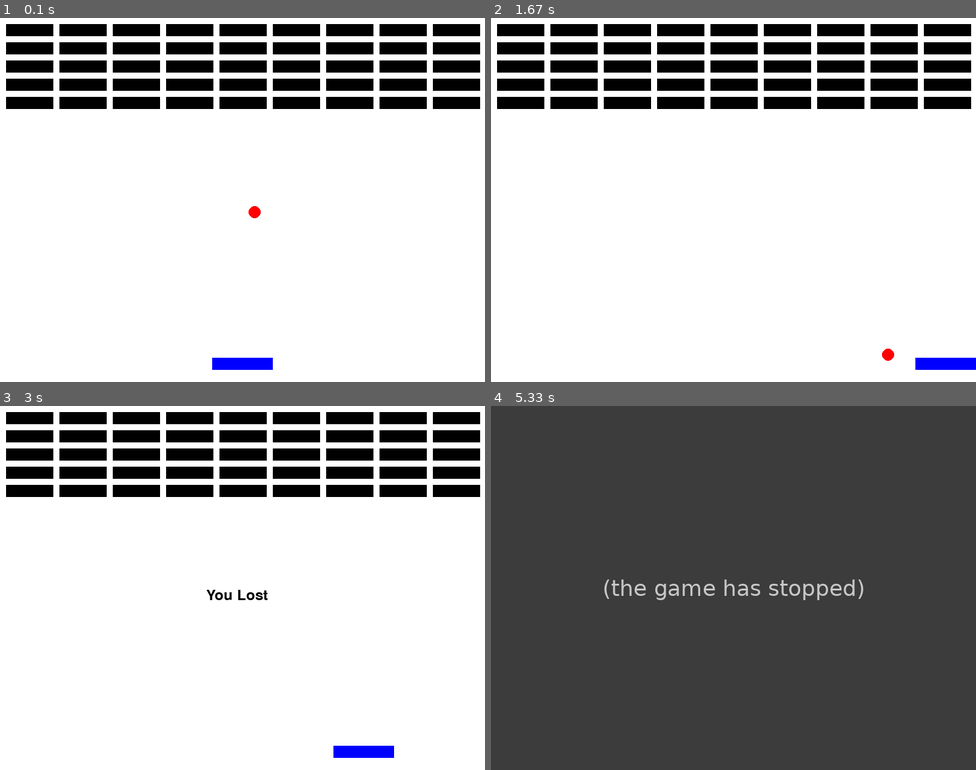
Above: before the commit, frames 1-4 (two rows, left to right).
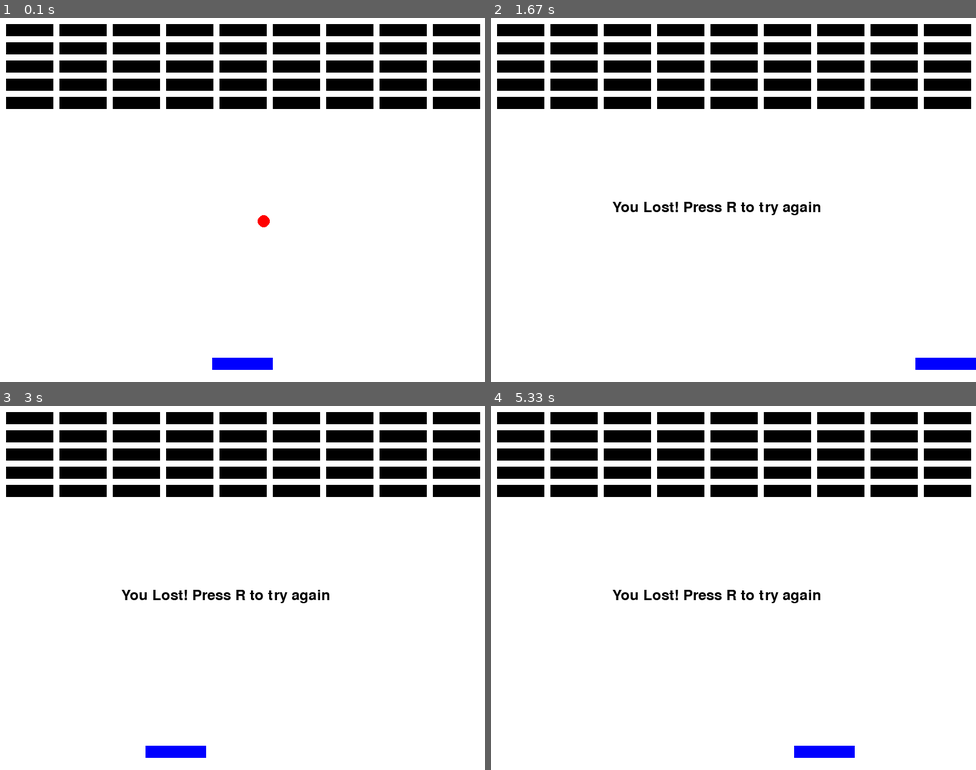
Above: after the commit, the same moments.

Repository: viswa199/2025-26_Curriculum
Game: pygame game, started from Bricks_Game/bricks_duplicate.py
Two runs of this game, one before a commit and one after it. Both use one fixed random seed, a clock stepped at 60 frames per second and the inputs below.
Inputs:
- Up to frame 1 (0.1 s): no input
- Up to frame 2 (1.67 s): hold R 0.33-0.8 s; hold Right 0.33-0.8 s; hold Right 0.83-1.3 s; hold Right from 1.33 s (still down)
- Up to frame 3 (3 s): release Right at 1.8 s; hold Left 1.83-2.37 s; hold Left 2.4-2.8 s; hold Right from 2.83 s (still down)
- Up to frame 4 (5.33 s): release Right at 3.47 s; hold Left 3.5-3.97 s; hold Right 4-4.47 s; hold Right 4.5-4.97 s; hold Left from 5 s (still down)

The runs differ from the first frame. In frame 1, 0.1% of the frame differs, in the area x 51-56%, y 51-58%; in frame 2, 0.6%; in frame 3, 1.4%; in frame 4, 100%, in the area x 0-100%, y 0-100%.
Before the commit the program exited at 5.3 s; later frames show no game.

Commit message:
Added a task in the final code
Added a task in the final code.

Diff:
--- a/Bricks_Game/breakdown/8.1_final_code.py
+++ b/Bricks_Game/breakdown/8.1_final_code.py
@@ -1,3 +1,10 @@
+#Task1: You have already done all these tasks, now you are wrapping them inside a function named reset_game.
+#Reset ball_x, ball_y, ball_speed_x, ball_speed_y, paddle_x to their initial position.
+#Using nested for loops of brick_rows and brick_cols, arrange the bricks once again to the normal position.
+#You can copy that nested for loops of brick_rows and brick_cols.
+
+#You can find the Task1 by going through the code.
+
 import pygame
 
 # Initialize pygame
@@ -52,23 +59,7 @@
 # Function to reset the game
 def reset_game():
     global ball_x, ball_y, ball_speed_x, ball_speed_y, paddle_x, bricks
-
-    # Reset ball position
-    ball_x = WIDTH // 2
-    ball_y = HEIGHT // 2
-
-    ball_speed_x, ball_speed_y = 5,5
-
-    # Reset paddle position
-    paddle_x = (WIDTH - paddle_width) // 2
-
-    # Recreate bricks
-    bricks = []
-    for row in range(brick_rows):
-        for col in range(brick_cols):
-            brick_x = col * (brick_width + brick_padding) + brick_padding
-            brick_y = row * (brick_height + brick_padding) + brick_padding
-            bricks.append(pygame.Rect(brick_x, brick_y, brick_width, brick_height))
+    #Task1
 
 # Main game loop
 running = True
--- a/Bricks_Game/bricks_duplicate.py
+++ b/Bricks_Game/bricks_duplicate.py
@@ -1,14 +1,26 @@
 import pygame
 
-# Font setup
+# Initialize pygame
 pygame.init()
-font = pygame.font.Font(None, 36)
 
+# Define constants
 WIDTH, HEIGHT = 800, 600
 BLUE = (0, 0, 255)
 BLACK = (0, 0, 0)
 RED = (255, 0, 0)
+WHITE = (255, 255, 255)
+GREEN = (0, 255, 0)
 
+# Font setup
+font = pygame.font.Font(None, 36)
+
+clock = pygame.time.Clock()
+
+# Create game window
+window = pygame.display.set_mode((WIDTH, HEIGHT))
+pygame.display.set_caption('Brick Game')
+
+# Paddle properties
 paddle_width = 100
 paddle_height = 20
 paddle_x = (WIDTH - paddle_width) // 2
@@ -23,81 +35,106 @@
 brick_padding = 10
 bricks = []
 
-# Ball
+# Ball properties
 ball_size = 20
 ball_x = WIDTH // 2
 ball_y = HEIGHT // 2
 ball_speed_x = 5
 ball_speed_y = 5
 
-clock = pygame.time.Clock()
-FPS = 30  # Set desired frames per second
-
+# Create bricks
 for row in range(brick_rows):
     for col in range(brick_cols):
         brick_x = col * (brick_width + brick_padding) + brick_padding
         brick_y = row * (brick_height + brick_padding) + brick_padding
         bricks.append(pygame.Rect(brick_x, brick_y, brick_width, brick_height))
 
+# Function to reset the game
+def reset_game():
+    global ball_x, ball_y, ball_speed_x, ball_speed_y, paddle_x, bricks
 
-window = pygame.display.set_mode((WIDTH,HEIGHT))
-pygame.display.set_caption('Brick Game')
+    # Reset ball position
+    ball_x = WIDTH // 2
+    ball_y = HEIGHT // 2
 
+    ball_speed_x, ball_speed_y = 5,5
+
+    # Reset paddle position
+    paddle_x = (WIDTH - paddle_width) // 2
+
+    # Recreate bricks
+    bricks = []
+    for row in range(brick_rows):
+        for col in range(brick_cols):
+            brick_x = col * (brick_width + brick_padding) + brick_padding
+            brick_y = row * (brick_height + brick_padding) + brick_padding
+            bricks.append(pygame.Rect(brick_x, brick_y, brick_width, brick_height))
+
+# Main game loop
 running = True
-
 while running:
-    clock.tick(FPS)
+    clock.tick(60)
+    # Process events
     for event in pygame.event.get():
         if event.type == pygame.QUIT:
             running = False
+        # Press 'r' to reset the game
+        if event.type == pygame.KEYDOWN and event.key == pygame.K_r:
+            reset_game()
 
-
+    # Handle keyboard input
     keys = pygame.key.get_pressed()
     if keys[pygame.K_LEFT] and paddle_x > 0:
         paddle_x -= paddle_speed
     if keys[pygame.K_RIGHT] and paddle_x < WIDTH - paddle_width:
         paddle_x += paddle_speed
 
+    # Move the ball
     ball_x += ball_speed_x
     ball_y += ball_speed_y
 
+    # Ball collision with walls
+    if ball_x < 0 or ball_x > WIDTH - ball_size:
+        ball_speed_x = -ball_speed_x
+    if ball_y < 0:
+        ball_speed_y = -ball_speed_y
+
+    # Ball collision with paddle
     if pygame.Rect(paddle_x, paddle_y, paddle_width, paddle_height).colliderect(
         pygame.Rect(ball_x, ball_y, ball_size, ball_size)):
         ball_speed_y = -ball_speed_y
 
-    for brick in bricks:
+    # Ball collision with bricks
+    for brick in bricks[:]:  # Create a copy of the list to safely remove items
         if brick.colliderect(pygame.Rect(ball_x, ball_y, ball_size, ball_size)):
             bricks.remove(brick)
             ball_speed_y = -ball_speed_y
 
-    if ball_x < 0 or ball_x > WIDTH - ball_size:
-        ball_speed_x = -ball_speed_x
+    # Fill screen with white
+    window.fill(WHITE)
 
-    if ball_y < 0:
-        ball_speed_y = -ball_speed_y
+    # Draw paddle
+    pygame.draw.rect(window, BLUE, [paddle_x, paddle_y, paddle_width, paddle_height])
 
-    window.fill((255,255,255))
-    pygame.draw.rect(window, BLUE, [paddle_x, paddle_y, paddle_width, paddle_height])
-    pygame.draw.rect(window, RED, (ball_x, ball_y, ball_size, ball_size), border_radius=20)
+    # Draw ball
+    pygame.draw.ellipse(window, RED, [ball_x, ball_y, ball_size, ball_size])
 
+    # Draw bricks
     for brick in bricks:
         pygame.draw.rect(window, BLACK, brick)
 
+    # Check for win
     if not bricks:
-        you_win_text = font.render('You Win', True, (0, 255, 0))
-        window.blit(you_win_text,(400,300))
-        pygame.display.update()
-        pygame.time.delay(2000)
-        running = False
+        you_win_text = font.render('You Win! Press R to play again', True, GREEN)
+        window.blit(you_win_text, (200, 300))
 
     # Check for game over
     if ball_y > HEIGHT:
-        you_lost_text = font.render('You Lost', True, (0, 0, 0))
-        window.blit(you_lost_text, (340, 300))
-        pygame.display.update()
-        pygame.time.delay(3000)
-        running = False
+        you_lost_text = font.render('You Lost! Press R to try again', True, BLACK)
+        window.blit(you_lost_text, (200, 300))
 
+    # Update display
     pygame.display.update()
 
+# Quit pygame
 pygame.quit()
